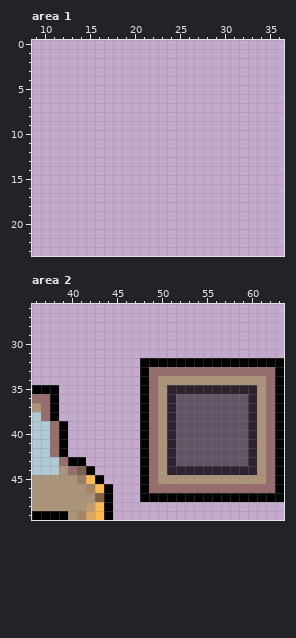
Two states of a pixel-art file, Projects/TastyRoad/Assets/Sprites/Vehicles.aseprite. This is how it looked before the edit.
64x64 pixels, 1 frame. Colours within 5 levels of each other are drawn and written as one. Shown: area 1: x 9..36, y 0..23; area 2: x 36..63, y 26..49.
After:
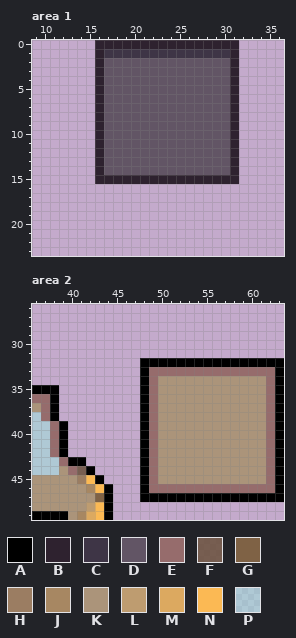
Palette (. is transparent): A #000000  B #2e222f  C #3e3546  D #625565  E #966c6c  F #6d5441e2  G #7f6245  H #9b7d62  J #a78762  K #ab947a  L #be9c70  M #dca960  N #fbb954  P #8ff8e264
Edits made:
Area 1, layer "main":
y 0: x 16..31 ................ -> BBBBBBBBBBBBBBBB
y 1: x 16..31 ................ -> BCCCCCCCCCCCCCCB
y 2..14: x 16..31 ................ -> BDDDDDDDDDDDDDDB
y 15: x 16..31 ................ -> BBBBBBBBBBBBBBBB
Area 2, layer "main":
y 35: x 51..60 BBBBBBBBBB -> KKKKKKKKKK
y 36..43: x 51..60 BDDDDDDDDB -> KKKKKKKKKK
y 44: x 51..60 BBBBBBBBBB -> KKKKKKKKKK
Changed places in both pictures, as pixel boxes (x1, y1, x2, y2):
added: (95, 40, 239, 184)
changed: (167, 385, 257, 475)
